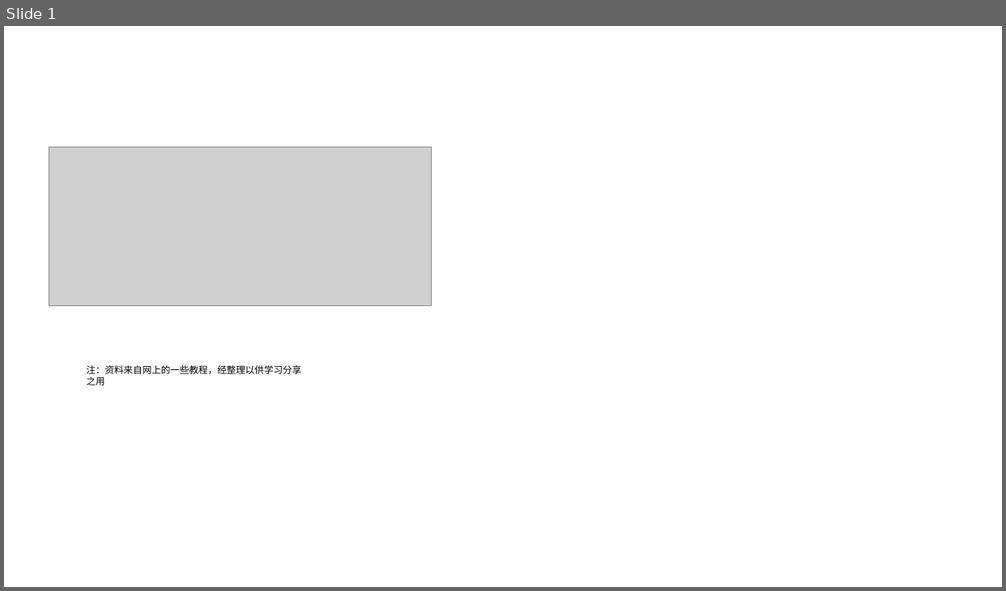
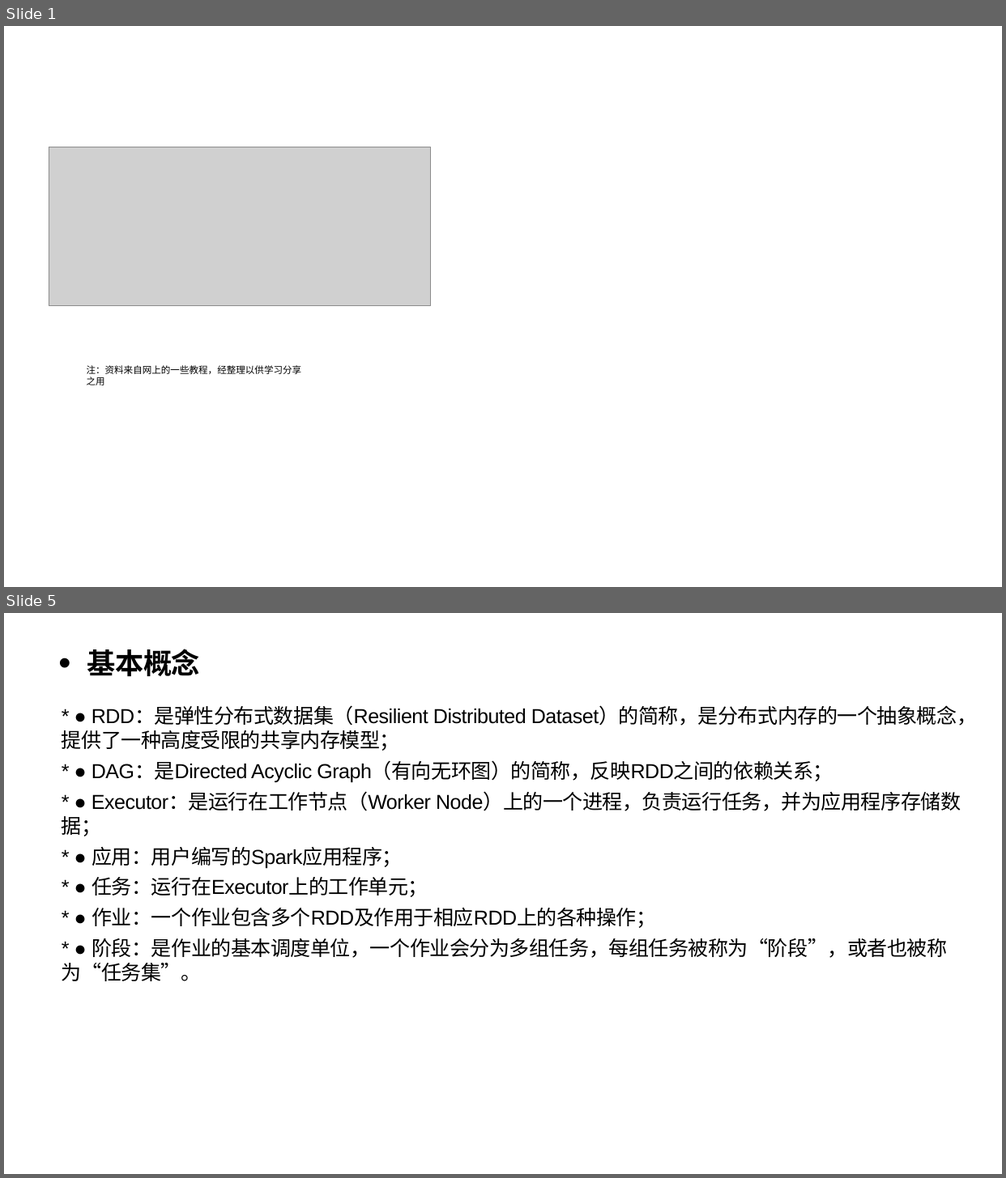
Before and after one commit to nancunpei/pyspark-pandas-examples, a slide deck: spark-sharing.pptx. Shown one above the other, each under a label of ours: slide 1 before the commit, slides 1 and 5 after it; the slides between them are not shown. The pictures are 1006x591 and 1006x1178 pixels, drawn with LibreOffice and Linux fonts; fonts in the diff are those of the drawing; grey boxes stand for pictures. Boxes give left, top, right and bottom in pixels: in the first picture for what was removed or moved away, otherwise in the second. Text is boxed around its words. In the diff, an @@ line names an element or a change of style, - is before the commit and + after.

```diff
--- a/spark-sharing.pptx
+++ b/spark-sharing.pptx
@@ slide 5 added at <box>4,613,1002,1174</box>, background #FFFFFF @@
@@ text added at <box>87,649,201,677</box>, 55 pt, text #000000, bold @@
+• 基本概念
@@ text added at <box>62,707,977,982</box>, 39 pt, text #000000 @@
+* ● RDD：是弹性分布式数据集（Resilient Distributed Dataset）的简称，是分布式内存的一个抽象概念，提供了一种高度受限的共享内存模型；
+* ● DAG：是Directed Acyclic Graph（有向无环图）的简称，反映RDD之间的依赖关系；
+* ● Executor：是运行在工作节点（Worker Node）上的一个进程，负责运行任务，并为应用程序存储数据；
+* ● 应用：用户编写的Spark应用程序；
+* ● 任务：运行在Executor上的工作单元；
+* ● 作业：一个作业包含多个RDD及作用于相应RDD上的各种操作；
+* ● 阶段：是作业的基本调度单位，一个作业会分为多组任务，每组任务被称为“阶段”，或者也被称为“任务集”。
```
Also in this commit, not shown: 14 slides changed, 1 other slide added, 1 other file.
